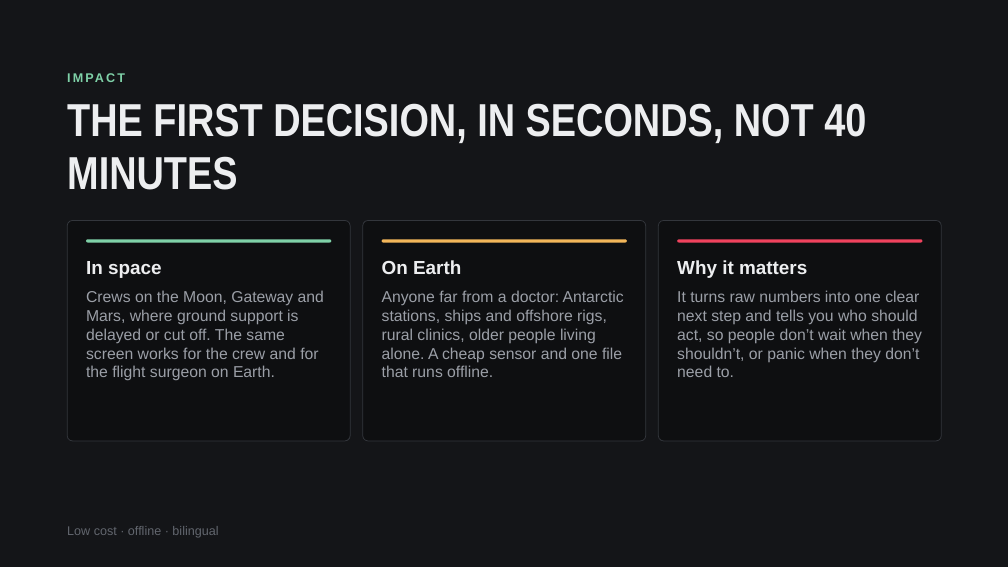
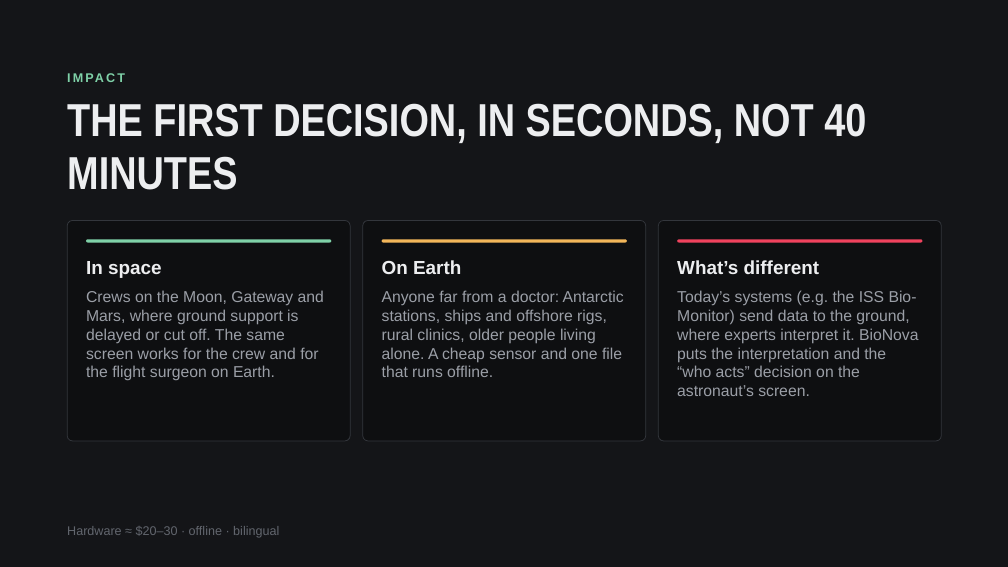
Before and after one commit to bigsmokecj365/BioNovaTR, a slide deck: slide 6 of docs/BioNova_Pitch_EN.pptx. Drawn at 1008x567 pixels with LibreOffice and Linux fonts; fonts in the diff are those of the drawing. Boxes give left, top, right and bottom in pixels: in the first picture for what was removed or moved away, otherwise in the second. Text is boxed around its words. In the diff, an @@ line names an element or a change of style, - is before the commit and + after.

```diff
--- a/docs/BioNova_Pitch_EN.pptx
+++ b/docs/BioNova_Pitch_EN.pptx
@@ text at (x1=677, y1=260, x2=820, y2=274): text changed @@
-Why it matters
+What’s different
@@ text at (x1=677, y1=290, x2=918, y2=396): text changed @@
-It turns raw numbers into one clear next step and tells you who should act, so people don’t wait when they shouldn’t, or panic when they don’t need to.
+Today’s systems (e.g. the ISS Bio-Monitor) send data to the ground, where experts interpret it. BioNova puts the interpretation and the “who acts” decision on the astronaut’s screen.
@@ text at (x1=67, y1=526, x2=279, y2=538): text changed @@
-Low cost · offline · bilingual
+Hardware ≈ $20–30 · offline · bilingual
```
Also in this commit, not shown: 3 other files.
